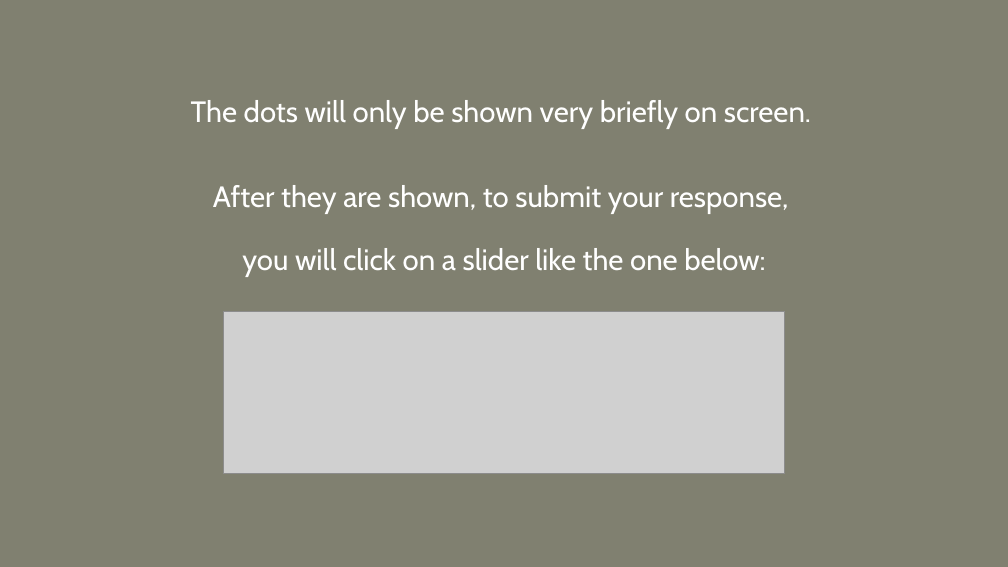
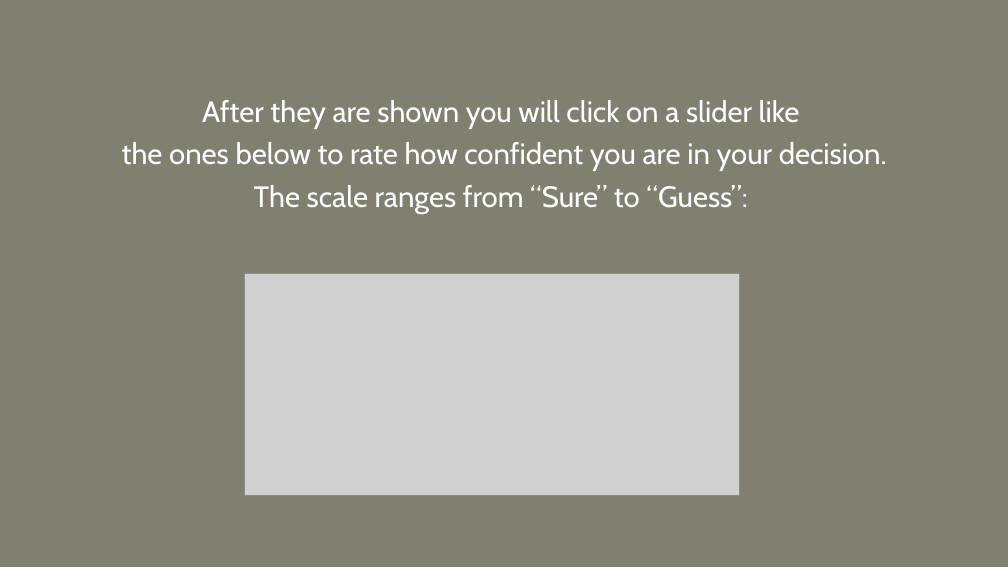
Before and after one commit to Davidson-MJ/js_ArtificialDotsAdvice, a slide deck: slide 2 of instruction-images/pracInstructions.pptx. Drawn at 1008x567 pixels with LibreOffice and Linux fonts; fonts in the diff are those of the drawing; grey boxes stand for pictures. Boxes give left, top, right and bottom in pixels: in the first picture for what was removed or moved away, otherwise in the second. Text is boxed around its words. In the diff, an @@ line names an element or a change of style, - is before the commit and + after.

```diff
--- a/instruction-images/pracInstructions.pptx
+++ b/instruction-images/pracInstructions.pptx
@@ text at (122, 100, 887, 214): text changed @@
-The dots will only be shown very briefly on screen.
-After they are shown, to submit your response,
-you will click on a slider like the one below:
+After they are shown you will click on a slider like
+the ones below to rate how confident you are in your decision.
+The scale ranges from “Sure” to “Guess”:
@@ picture: place and size @@
-picture at (223, 312, 785, 473)
+picture at (245, 274, 740, 496)
```
Also in this commit, not shown: 2 other slides changed, 2 slides added, 21 other files.
